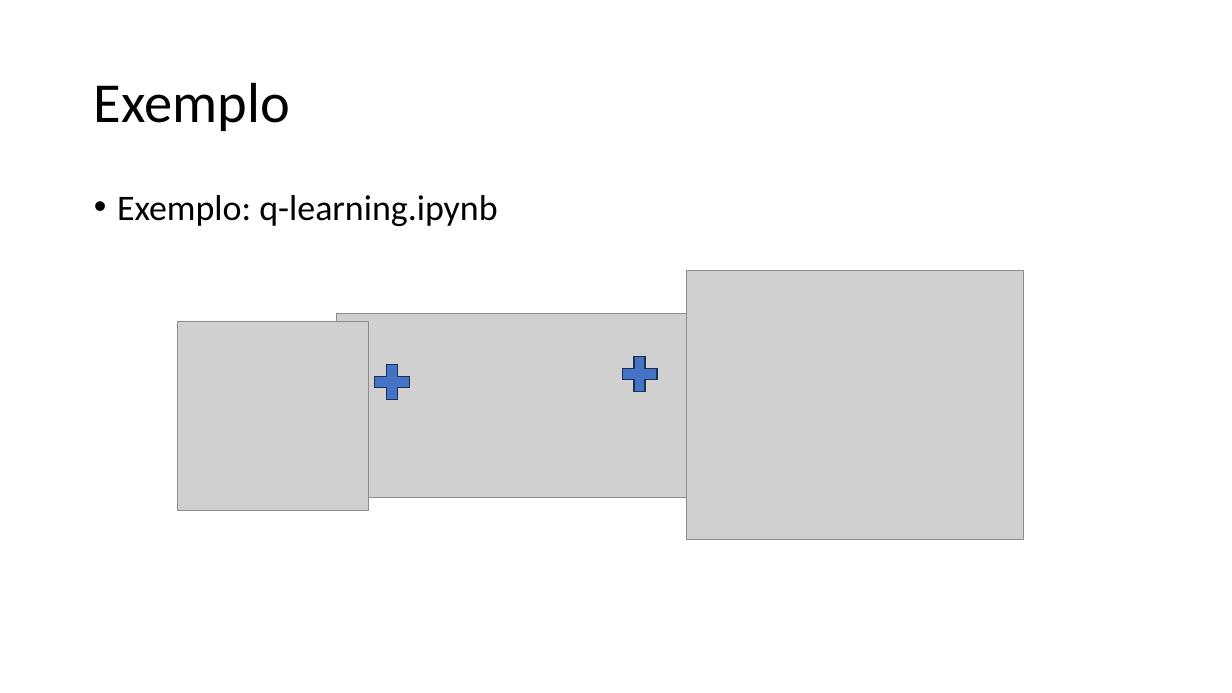
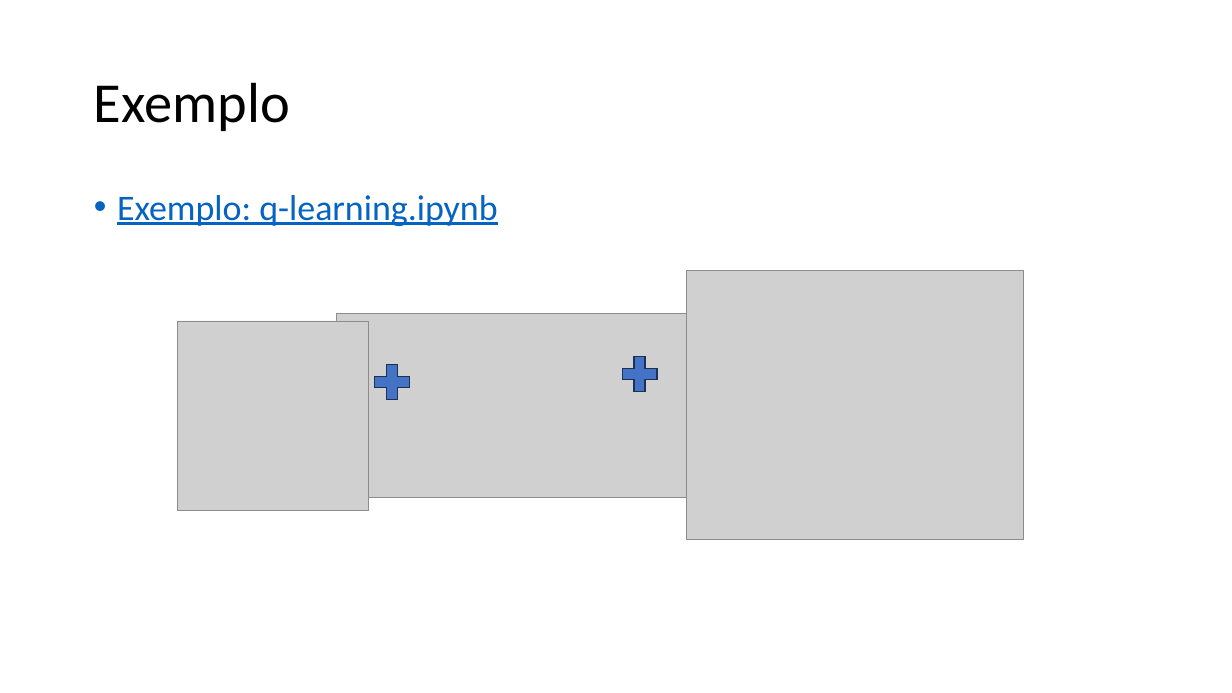
Before and after one commit to zz4fap/c24_inteligencia_artificial, a slide deck: slide 52 of slides/C24_Q_learning.pptx (slide 33 before the commit). Drawn at 1232x693 pixels with LibreOffice and Linux fonts; fonts in the diff are those of the drawing; grey boxes stand for pictures. Boxes give left, top, right and bottom in pixels: in the first picture for what was removed or moved away, otherwise in the second. Text is boxed around its words. In the diff, an @@ line names an element or a change of style, - is before the commit and + after.

Commit message:
update of slides

```diff
--- a/slides/C24_Q_learning.pptx
+++ b/slides/C24_Q_learning.pptx
@@ text "Exemplo: q-learning.ipynb" at bbox=[117, 195, 497, 226]: text colour #000000 to #0563C1, underline on @@
```
Also in this commit, not shown: 21 slides added, 2 slides removed, 2 other files.
